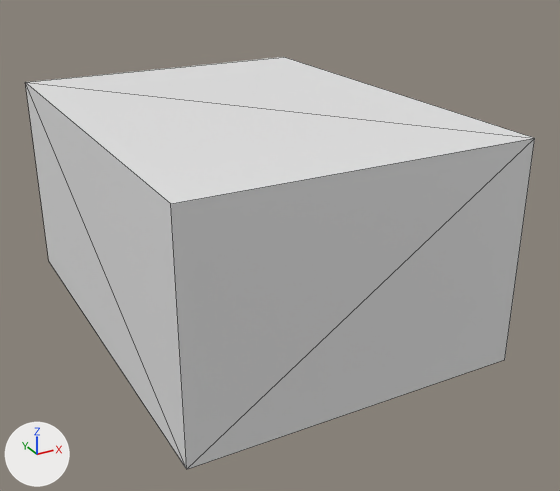
An edit to the glTF model Model3d/glb/C04-01014A.glb, drawn before and after from the same camera.
Before and after are seen from a camera (50 mm lens) standing at (-0.00062, -0.00167, 0.00146) and looking at (0.00066, 0.00066, 0.0003). Lighting does not change. The marker at lower left points along +X, +Y and +Z. The first picture is the older version. Mesh edges are drawn as thin lines. Where no turn or scale is listed for an object, it has been applied to the vertices. Vertices at exactly the same position are counted once.

The first picture shows 'OpenSCAD Model'.
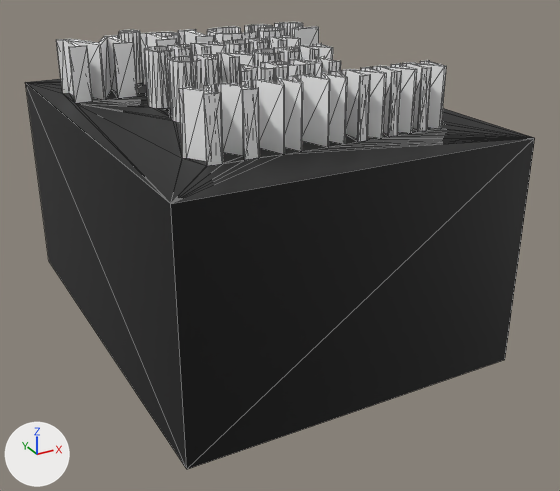
Edits to the scene script, one JSON object a line:
```json
{"op": "add", "block": "mat_color_1", "code": ["mat_color_1 = principled_material('Color 1')", "mat_color_1.base_color = (0.0, 0.0, 0.0)  # black #000000"]}
{"op": "add", "block": "mat_color_2", "code": ["mat_color_2 = principled_material('Color 2')", "mat_color_2.base_color = (1.0, 1.0, 1.0)  # white #ffffff"]}
{"block": "me_openscad_model", "where": "# used by ob_openscad_model"}
{"op": "remove", "block": "me_openscad_model", "code": "me_openscad_model.from_pydata(...)  # 8 vertices, 12 faces; spans x 0.0..0.0012, y 0.0..0.0016, z 0.0..0.0008"}
{"op": "add", "block": "me_openscad_model", "code": "me_openscad_model.from_pydata(...)  # 1519 vertices, 3034 faces; spans x 0.0..0.0012, y 0.0..0.0016, z 0.0..0.001"}
{"block": "me_openscad_model", "change": "me_openscad_model part 1: 1511 vertices added at x 0.00008..0.00111, y 0.00023..0.00145, z 0.0008..0.001"}
{"block": "me_openscad_model", "change": "me_openscad_model part 2: 10 faces spanning x 0.0..0.0012, y 0.0..0.0016, z 0.0..0.0008 switch from no material to mat_color_1 (black #000000)"}
{"op": "add", "block": "me_openscad_model", "code": "me_openscad_model.materials.append(mat_color_2)  # white #ffffff"}
```

What differs and where, as boxes (x1, y1, x2, y2) in the pictures (560 x 491 px):
```json
{"object": "OpenSCAD Model", "change": "reshaped", "before": [25, 57, 535, 469], "after": [25, 22, 535, 469], "on screen": "8% taller"}
{"part": 1, "of": "me_openscad_model", "change": "added", "after": [26, 22, 533, 204]}
{"part": 2, "of": "me_openscad_model", "change": "recoloured", "before": [25, 82, 535, 469], "after": [25, 82, 535, 469], "on screen": "white to black"}
```
